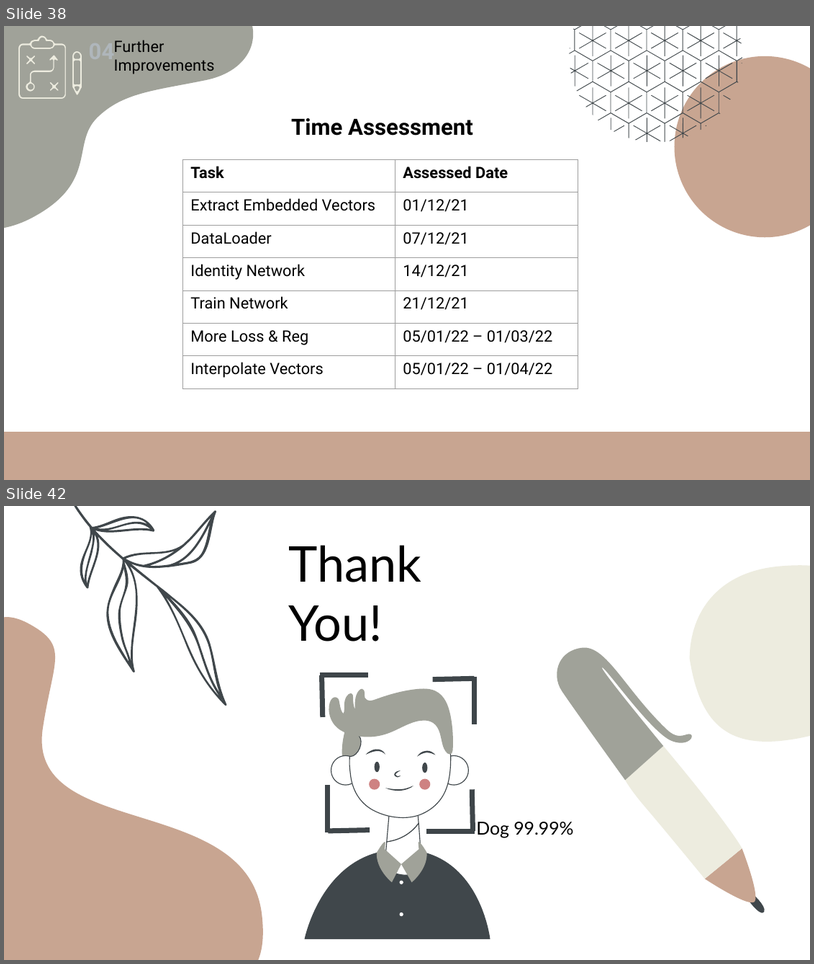
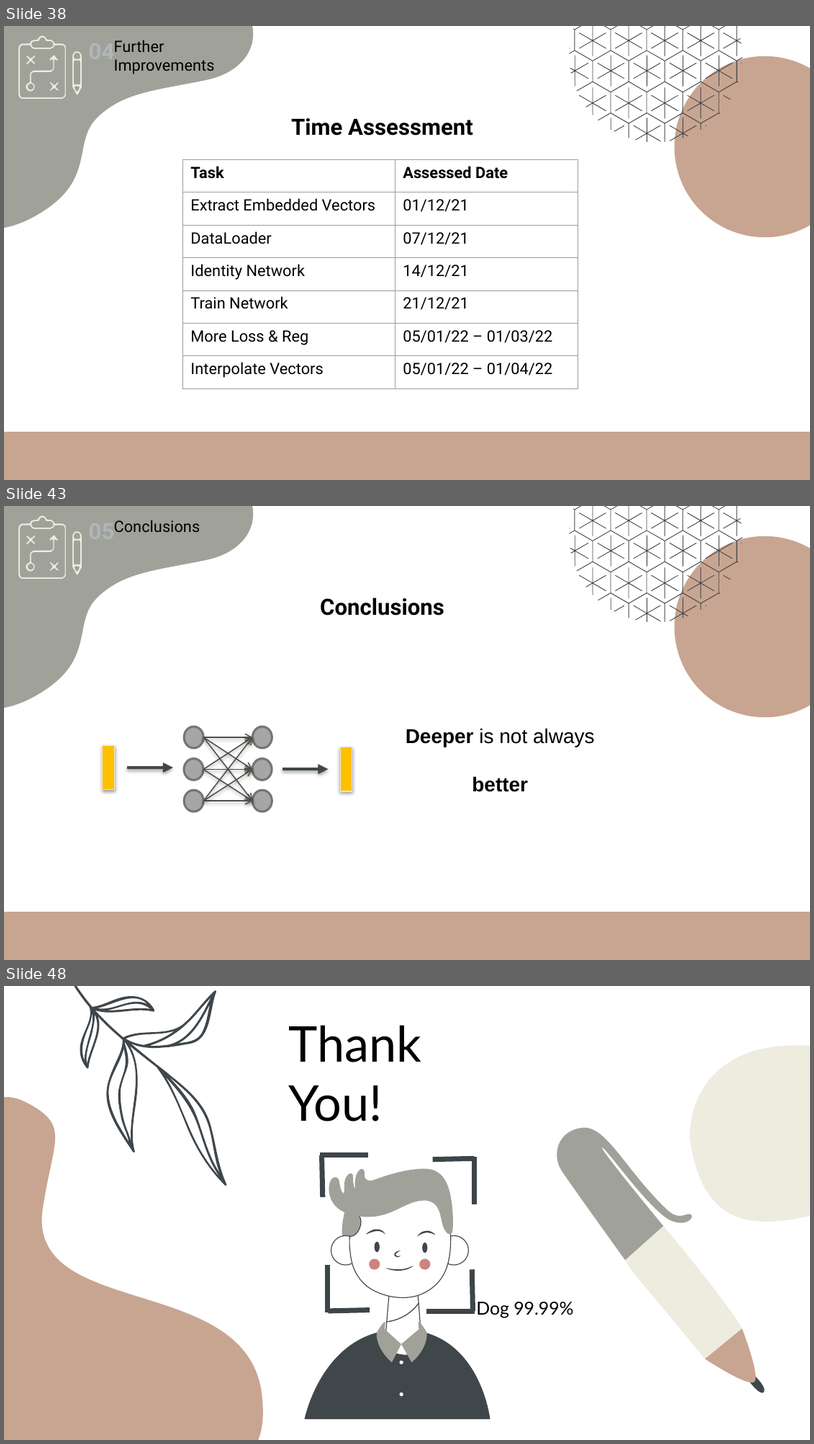
Before and after one commit to kariander1/FaceRecognition, a slide deck: Final Presentation.pptx. Shown one above the other, each under a label of ours: slides 38 and 42 before the commit, slides 38, 43 and 48 after it; the slides between them are not shown. The pictures are 814x964 and 814x1444 pixels, drawn with LibreOffice and Linux fonts; fonts in the diff are those of the drawing. Boxes give left, top, right and bottom in pixels: in the first picture for what was removed or moved away, otherwise in the second. Text is boxed around its words. In the diff, an @@ line names an element or a change of style, - is before the commit and + after.

Commit message:
Added conclusions to final presentation

```diff
--- a/Final Presentation.pptx
+++ b/Final Presentation.pptx
@@ slide 43 added at <box>4,506,810,960</box>, background #FFFFFF; not listed: 26 template elements that a slide beside it also shows @@
@@ text added at <box>89,516,115,546</box>, 20 pt, text #AFB6BB, bold @@
+05
@@ text added at <box>114,520,201,532</box>, 14 pt, text #000000 @@
+Conclusions
@@ group added at <box>18,515,83,580</box>: 5 freeform shapes @@
@@ text added at <box>320,597,445,615</box>, 20 pt, text #000000, bold @@
+Conclusions
@@ text added at <box>406,728,595,792</box>, 18 pt, text #000000, bold @@
+Deeper is not always
+better
@@ group added at <box>83,726,372,811</box>: 11 arrows, 6 ellipses, 2 math minuses @@
@@ rectangle added at <box>85,793,185,897</box>, fill #FFFFFF @@
@@ what was slide 42 is now slide 48 @@
```
Also in this commit, not shown: 1 slide changed, 5 other slides added.
